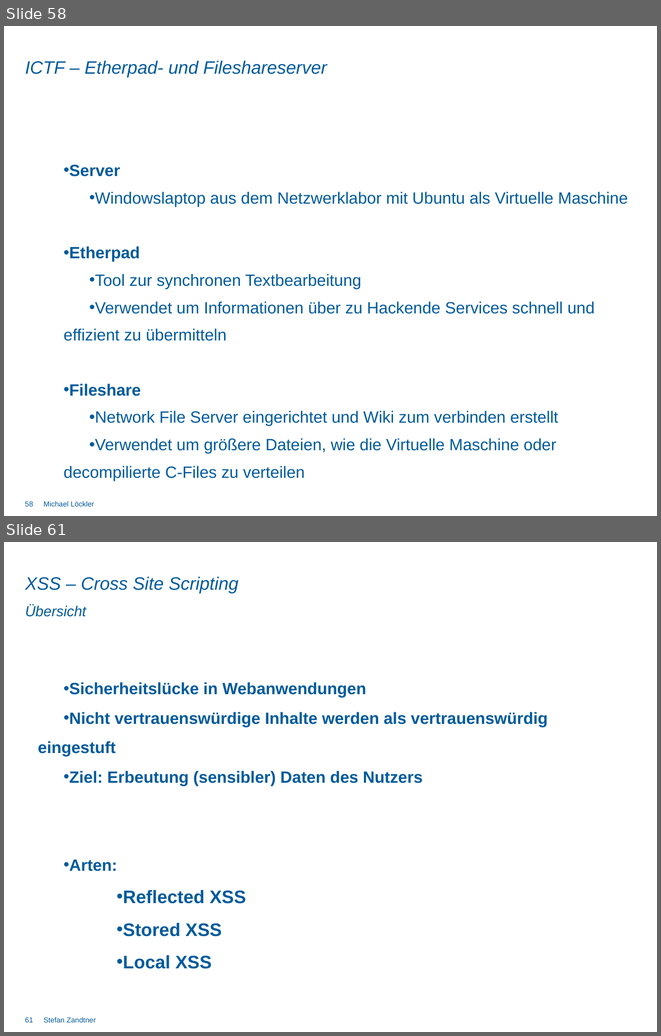
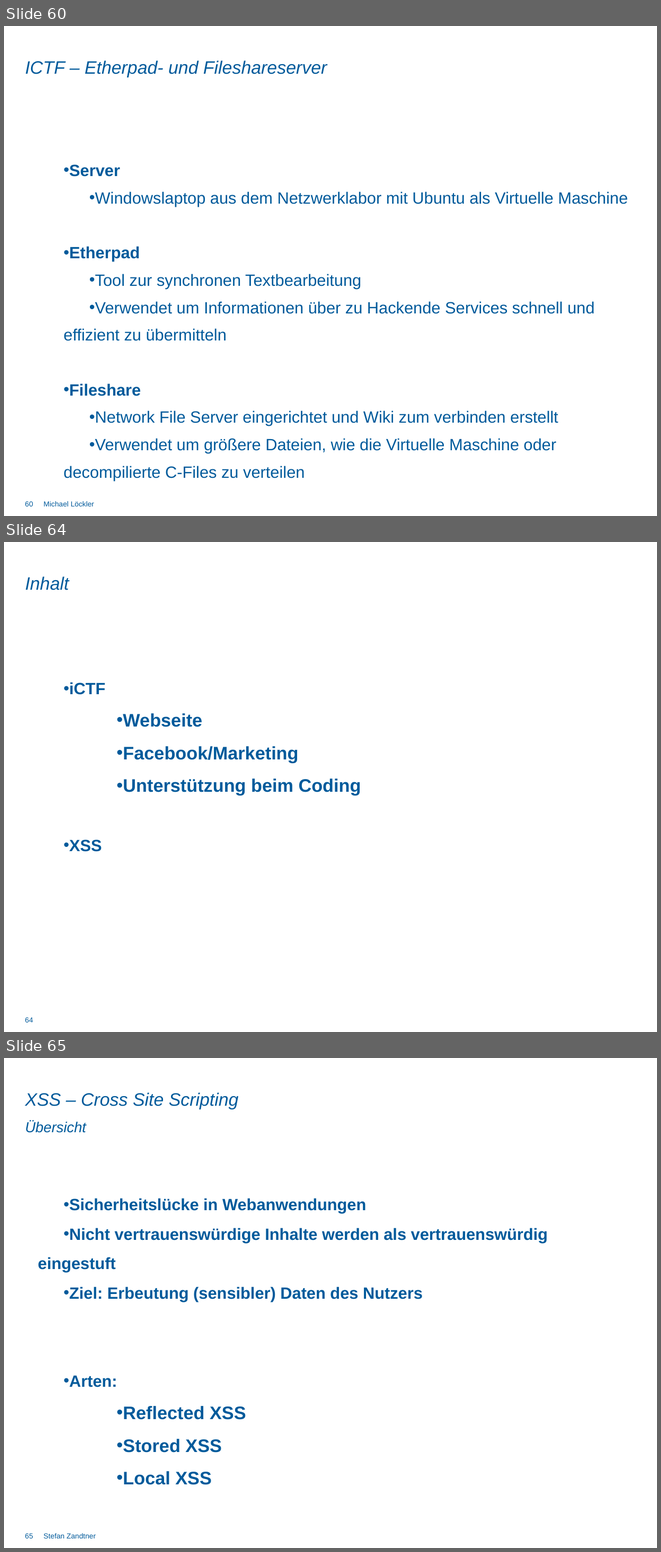
Before and after one commit to DominikSchlecht/masterProjWS15, a slide deck: Praesentation/Abschlusspräsentation/Endpräsentation_Gesamt.pptx. Shown one above the other, each under a label of ours: slides 58 and 61 before the commit, slides 60, 64 and 65 after it; the slides between them are not shown. The pictures are 661x1036 and 661x1552 pixels, drawn with LibreOffice and Linux fonts; fonts in the diff are those of the drawing; background and template pictures are left out. Boxes give left, top, right and bottom in pixels: in the first picture for what was removed or moved away, otherwise in the second. Text is boxed around its words. In the diff, an @@ line names an element or a change of style, - is before the commit and + after.

```diff
--- a/Praesentation/Abschlusspräsentation/Endpräsentation_Gesamt.pptx
+++ b/Praesentation/Abschlusspräsentation/Endpräsentation_Gesamt.pptx
@@ slide 64 added at (4, 542, 657, 1032), background picture (left out) @@
@@ title added at (25, 576, 69, 590), 19.8 pt, text #005A9B, italic @@
+Inhalt
@@ text added at (69, 682, 361, 852), 20 pt, text #005A9B, bold @@
+• iCTF
+  • Webseite
+  • Facebook/Marketing
+  • Unterstützung beim Coding
+• XSS
@@ page number added at (25, 1017, 33, 1022), 8 pt, text #005A9B @@
+64
@@ what was slide 58 is now slide 60 @@
@@ page number at (25, 501, 33, 506): text changed @@
-58
+60
@@ what was slide 61 is now slide 65 @@
@@ page number at (25, 1533, 33, 1538): text changed @@
-61
+65
```
Also in this commit, not shown: 18 slides changed, 3 other slides added, 1 other file.
